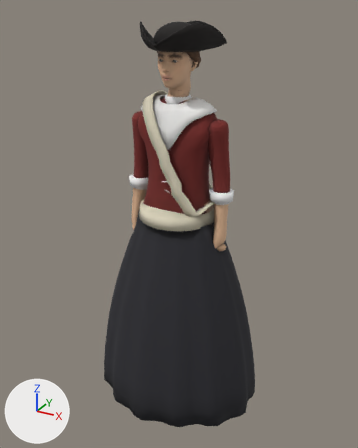
Renders of the glTF model reckoning/models/watchwoman_tricorn.glb from each side of a commit.
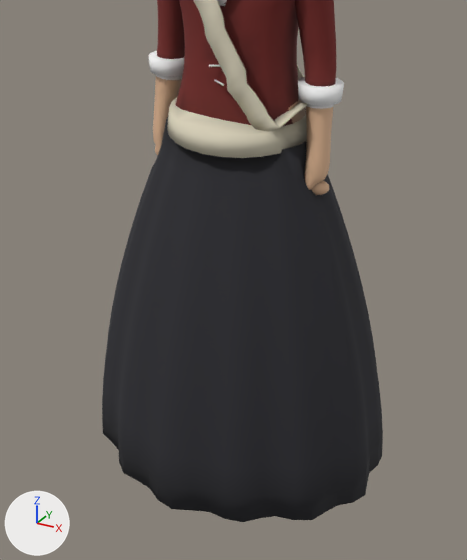
There are two pictures of each version: one whole from a 50 mm camera at (1.01, -1.829, 1.837) aimed at (0.0, 0.007, 0.919), one close up on the part from 14% to 84% of the width and 33% to 100% of the height. The axes (+X, +Y, +Z) are drawn at lower left. The lights are the same throughout. The last two pictures show the newer version. Vertices at exactly the same position are counted once.

The first close-up shows 'watchwoman_tricorn_body', 'watchwoman_tricorn_linen', 'watchwoman_tricorn_sash', 'watchwoman_tricorn_skirt'.
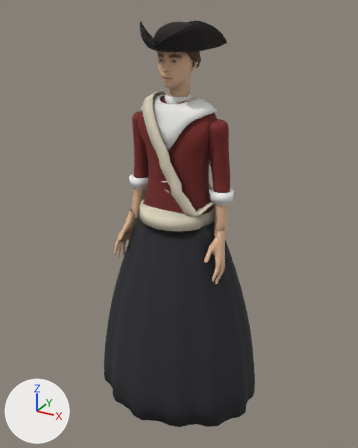
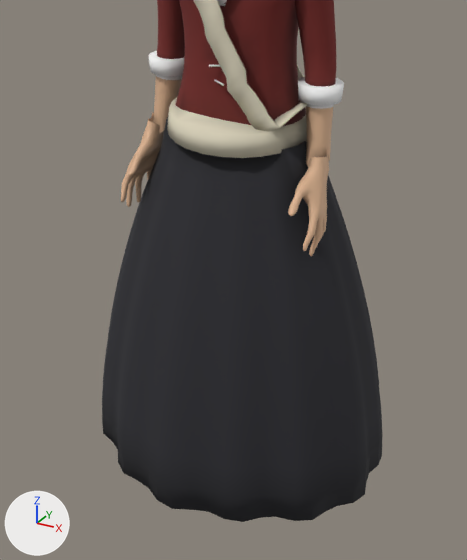
Where the change shows, as pixel boxes (x1, y1, x2, y2) in the close-ups (467 x 560 px):
'watchwoman_tricorn_skirt', reshaped: before (102, 117, 383, 522); after (102, 117, 382, 522)
'watchwoman_tricorn_body', reshaped: before (153, 0, 336, 195); after (121, 0, 336, 256)
part 1 of me_watchwoman_tricorn_body, built on: before (153, 127, 164, 154); after (121, 112, 164, 207)
part 2 of me_watchwoman_tricorn_body, built on: before (304, 161, 330, 195); after (288, 150, 329, 256)
part 3 of me_watchwoman_tricorn_body, recoloured: before (153, 100, 330, 194); after (152, 100, 330, 167)
part 4 of me_watchwoman_tricorn_body, recoloured: (288, 100, 306, 145) in both

The change, as a diff of the scene's bpy script:
```diff
--- a/reckoning/models/watchwoman_tricorn.glb.py
+++ b/reckoning/models/watchwoman_tricorn.glb.py
@@ me_watchwoman_tricorn_body @@
 # used by ob_watchwoman_tricorn_body; location = (0.0, 0.0, 0.0)
-me_watchwoman_tricorn_body.from_pydata(...)  # 3546 vertices, 7072 faces; spans x -0.25..0.25, y -0.13..0.1, z 0.01..1.53
+me_watchwoman_tricorn_body.from_pydata(...)  # 4546 vertices, 8992 faces; spans x -0.27..0.27, y -0.17..0.1, z 0.01..1.53
+# me_watchwoman_tricorn_body part 1: 14 vertices moved from x -0.25..-0.2, y -0.05..-0.01, z 0.85..0.94 to x -0.25..-0.21, y -0.05..-0.01, z 0.83..0.94; 205 vertices removed from x -0.24..-0.19, y -0.05..0.01, z 0.84..0.92; 705 vertices added at x -0.27..-0.2, y -0.17..0.0, z 0.74..0.97
+# me_watchwoman_tricorn_body part 2: 13 vertices moved from x 0.2..0.24, y -0.05..-0.01, z 0.85..0.91 to x 0.21..0.25, y -0.07..-0.02, z 0.84..0.91; 205 vertices removed from x 0.19..0.25, y -0.05..0.01, z 0.84..0.92; 705 vertices added at x 0.2..0.27, y -0.16..0.0, z 0.74..0.97
+# me_watchwoman_tricorn_body part 3: 206 kept faces spanning x -0.24..0.24, y -0.08..0.08, z 0.58..1.06 get new vertex colours
+# me_watchwoman_tricorn_body part 4: 72 faces spanning x -0.19..0.19, y -0.08..0.08, z 0.87..1.06 switch from mat_watchwoman_tricorn_skin to mat_watchwoman_tricorn_coat
 me_watchwoman_tricorn_body.materials.append(mat_watchwoman_tricorn_stockings)
@@ me_watchwoman_tricorn_skirt @@
 # used by ob_watchwoman_tricorn_skirt; location = (0.0, 0.0, 0.0)
-me_watchwoman_tricorn_skirt.from_pydata(...)  # 1456 vertices, 2912 faces; spans x -0.414..0.412, y -0.36..0.345, z 0.05..0.975
+me_watchwoman_tricorn_skirt.from_pydata(...)  # 1456 vertices, 2912 faces; spans x -0.416..0.41, y -0.358..0.344, z 0.05..0.975
+# me_watchwoman_tricorn_skirt part 5: 759 of 1456 vertices moved; they spanned x -0.414..0.412, y -0.36..0.335, z 0.05..0.973 and now span x -0.416..0.41, y -0.358..0.337, z 0.05..0.974; mean shift (0.0, 0.0, 0.0); largest move (-0.197, -0.008, 0.884) -> (-0.203, -0.021, 0.893)
 me_watchwoman_tricorn_skirt.materials.append(mat_watchwoman_tricorn_skirt)
```
